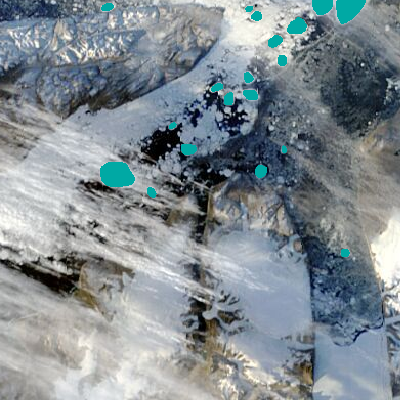
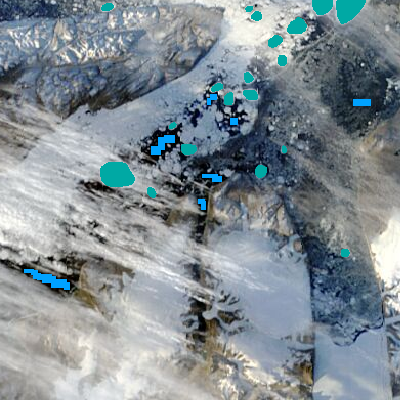
Comparing the layer stacks of the two 400px x 400px images. Changes:
added layer "water samples" (2nd of 2) above "ice floes" over (x1=24, y1=94, x2=371, y2=290)
